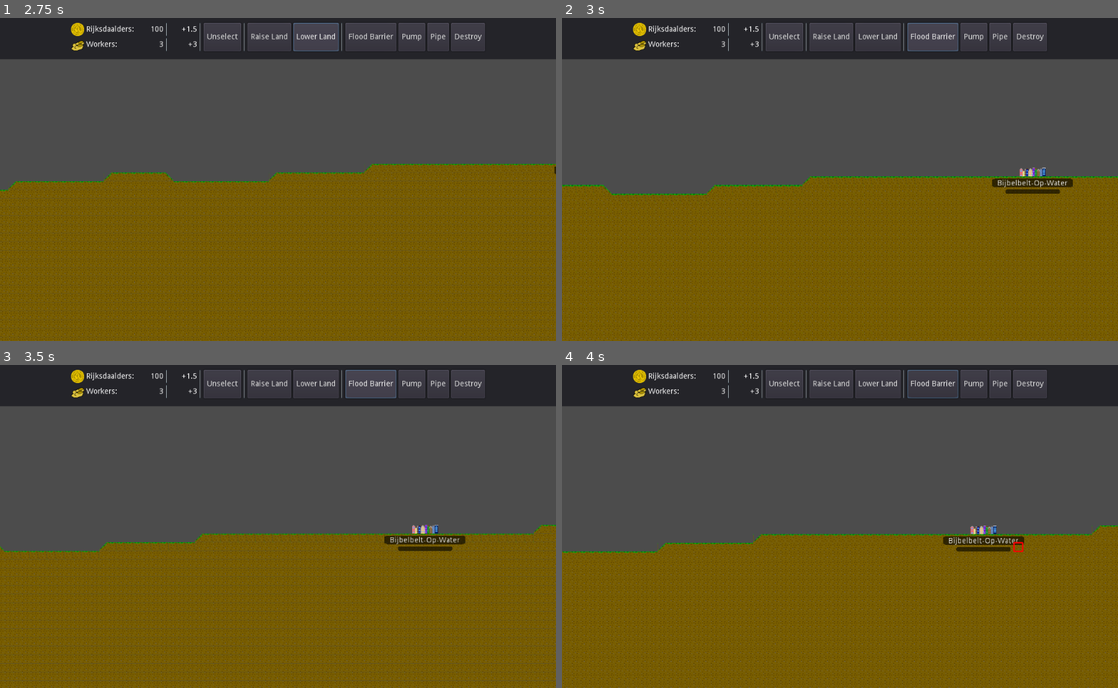
Above: before the commit, frames 1-4 (two rows, left to right).
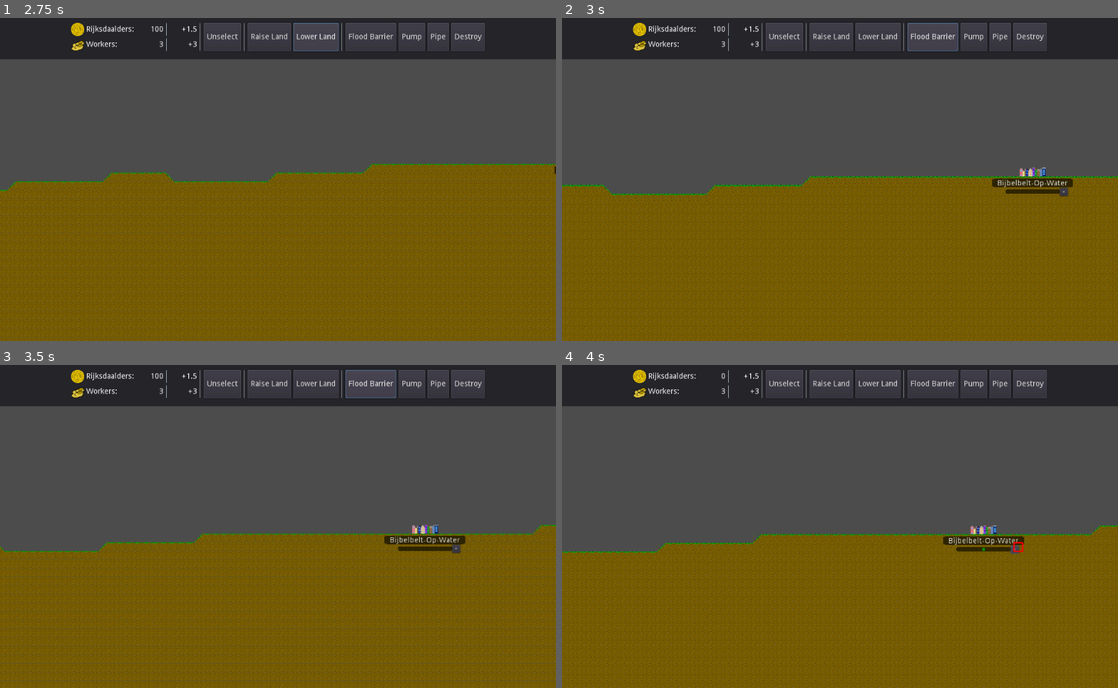
Above: after the commit, the same moments.

Repository: Groogy/LudumDare49
Game: Godot game, scene res://scenes/Game.tscn
The game is run twice, just before and just after one commit, with the same random seed, the same clock (stepped at 60 frames per second) and the same inputs.
Inputs (mouse positions are in pixels of both pictures, inside the frame that each line leads up to):
- Up to frame 1 (2.75 s): click "Unselect" at 0.5 s; click "Raise Land" at 1.25 s; click "Lower Land" at 2 s
- Up to frame 2 (3 s): click "Flood Barrier" at 2.75 s
- Up to frame 3 (3.5 s): no input
- Up to frame 4 (4 s): click (1017, 549) at 3.5 s, where only the run after the commit has a clickable "+"

Frame 1 is identical in both runs. In frame 2, less than 0.1% of the frame differs, in the area x 89-92%, y 52-56%; in frame 3, less than 0.1%; in frame 4, 0.1%, in the area x 27-83%, y 1-59%.

Commit message:
Can now add growth with money

Diff:
--- a/logic/entities/SettlementGrowth.gd
+++ b/logic/entities/SettlementGrowth.gd
@@ -81,3 +81,17 @@
 
 func _on_growth():
 	_current_growth_value += 0.01
+
+
+
+func _on_Area2D_mouse_entered():
+	$Panel.visible = true
+
+
+func _on_Area2D_mouse_exited():
+	$Panel.visible = false
+
+
+func _on_pay_for_growth():
+	Root.resources.money -= 100
+	_current_growth_value += 0.05
--- a/scenes/entities/SettlementGrowth.tscn
+++ b/scenes/entities/SettlementGrowth.tscn
@@ -20,4 +20,17 @@
 wait_time = 15.0
 autostart = true
 
+[node name="Button" type="Button" parent="."]
+margin_left = 50.0
+margin_top = -7.0
+margin_right = 70.0
+margin_bottom = 13.0
+rect_scale = Vector2( 0.75, 0.75 )
+hint_tooltip = "Spend 100 cash for 5% growth progress."
+text = "+"
+__meta__ = {
+"_edit_use_anchors_": false
+}
+
 [connection signal="timeout" from="GrowthTimer" to="." method="_on_growth"]
+[connection signal="pressed" from="Button" to="." method="_on_pay_for_growth"]
